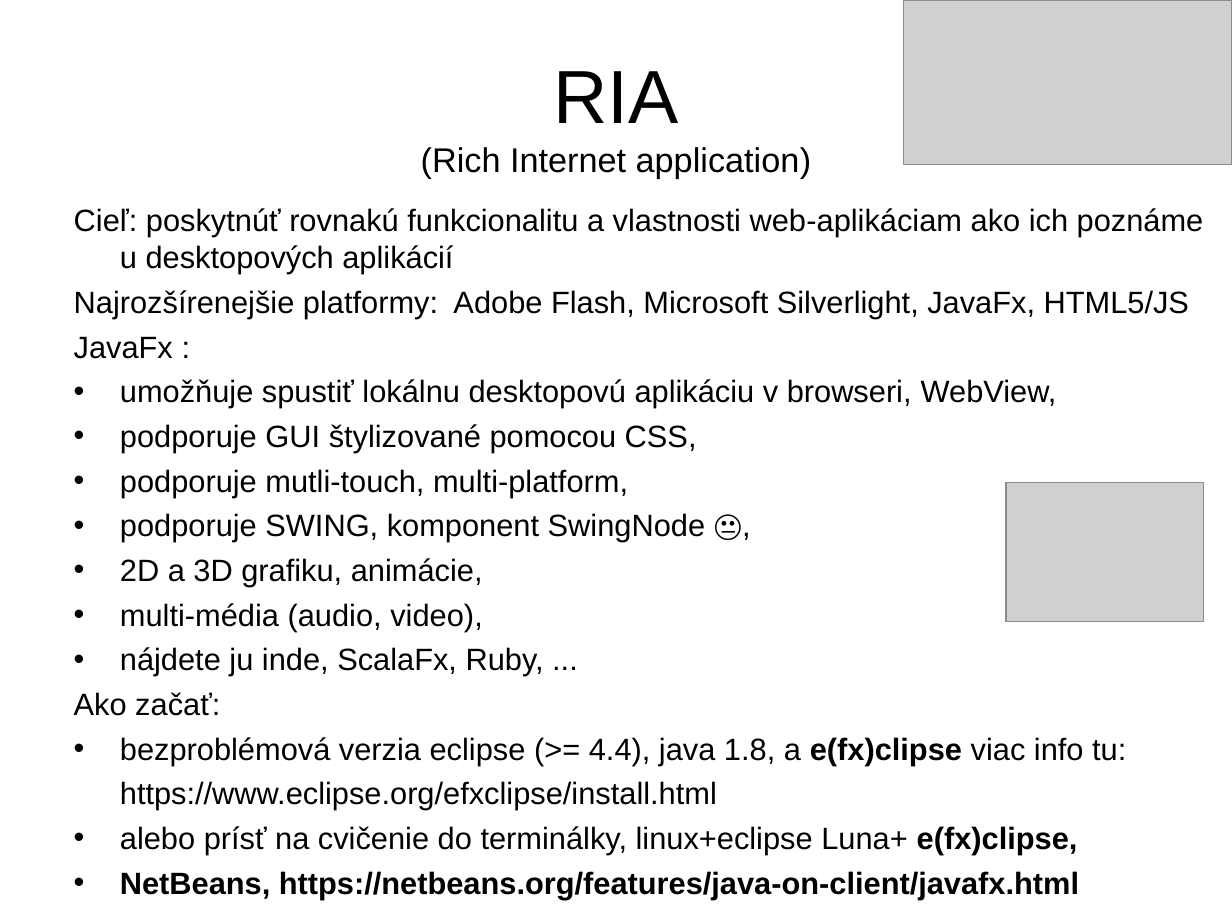
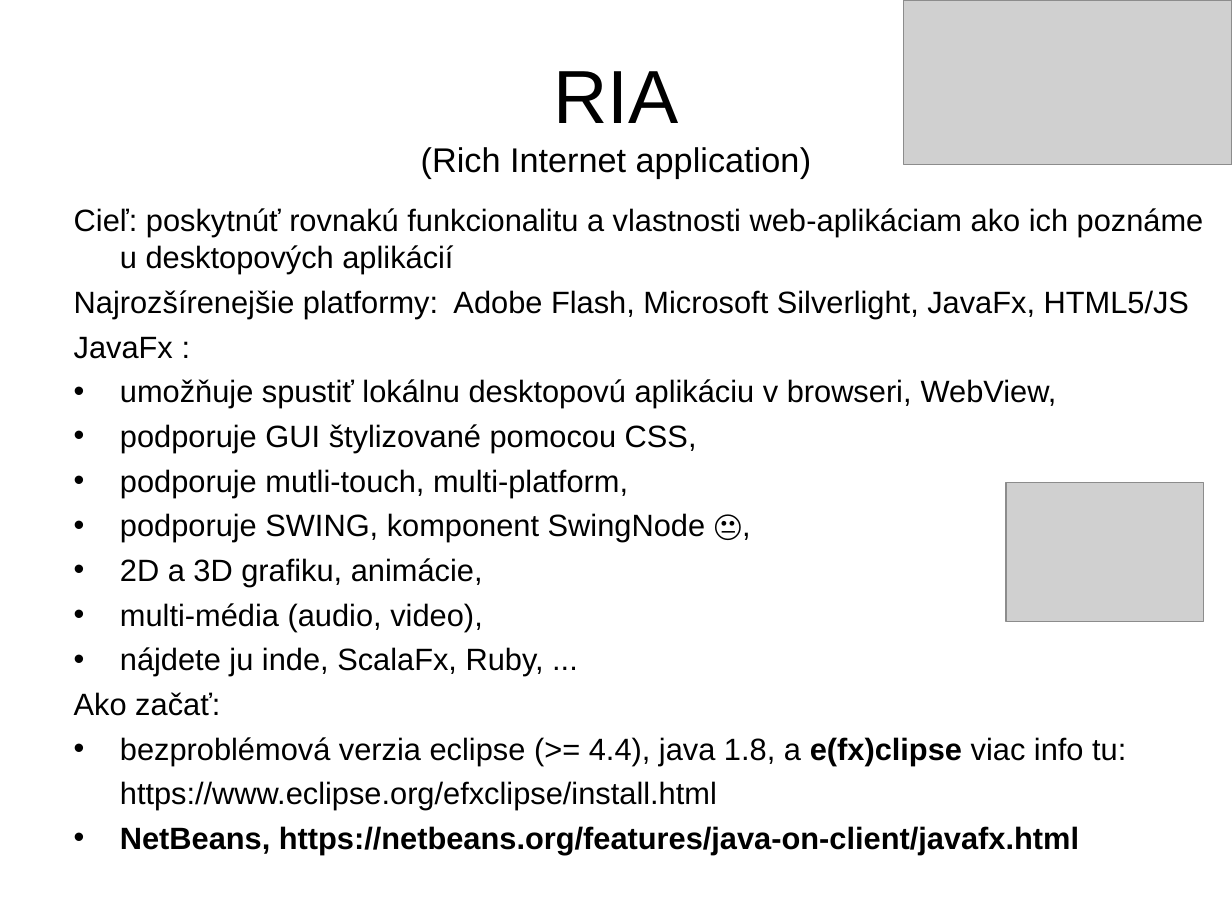
Before and after one commit to Programovanie4/Prednasky, a slide deck: slide 3 of 10/10_java.ppt. Drawn at 1232x924 pixels with LibreOffice and Linux fonts; fonts in the diff are those of the drawing; grey boxes stand for pictures. Boxes give left, top, right and bottom in pixels: in the first picture for what was removed or moved away, otherwise in the second. Text is boxed around its words. In the diff, an @@ line names an element or a change of style, - is before the commit and + after.

```diff
--- a/10/10_java.ppt
+++ b/10/10_java.ppt
@@ text at [120, 826, 1078, 855]: paragraph removed @@
-• alebo prísť na cvičenie do terminálky, linux+eclipse Luna+ e(fx)clipse,
```
Also in this commit, not shown: 1 other file.
